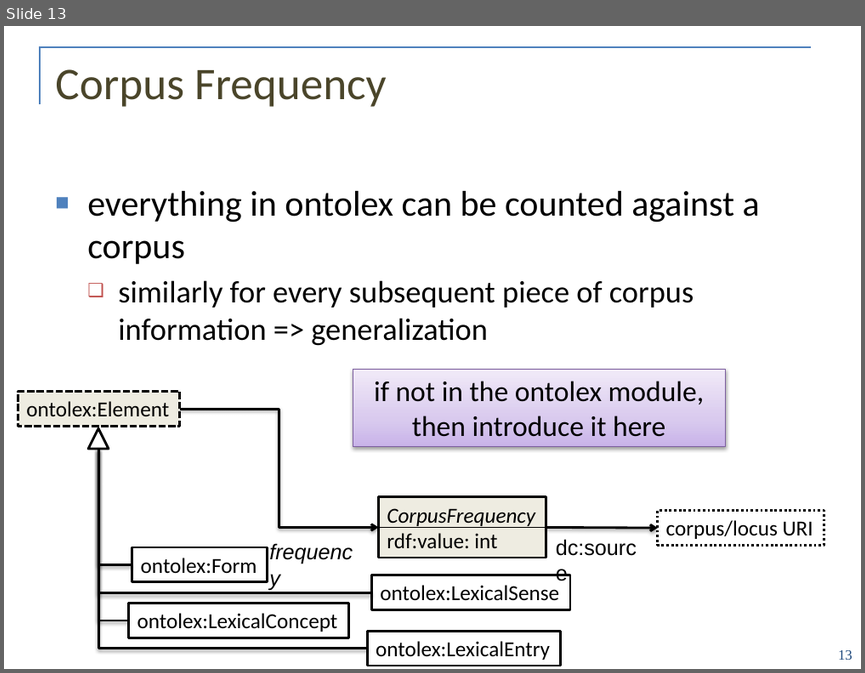
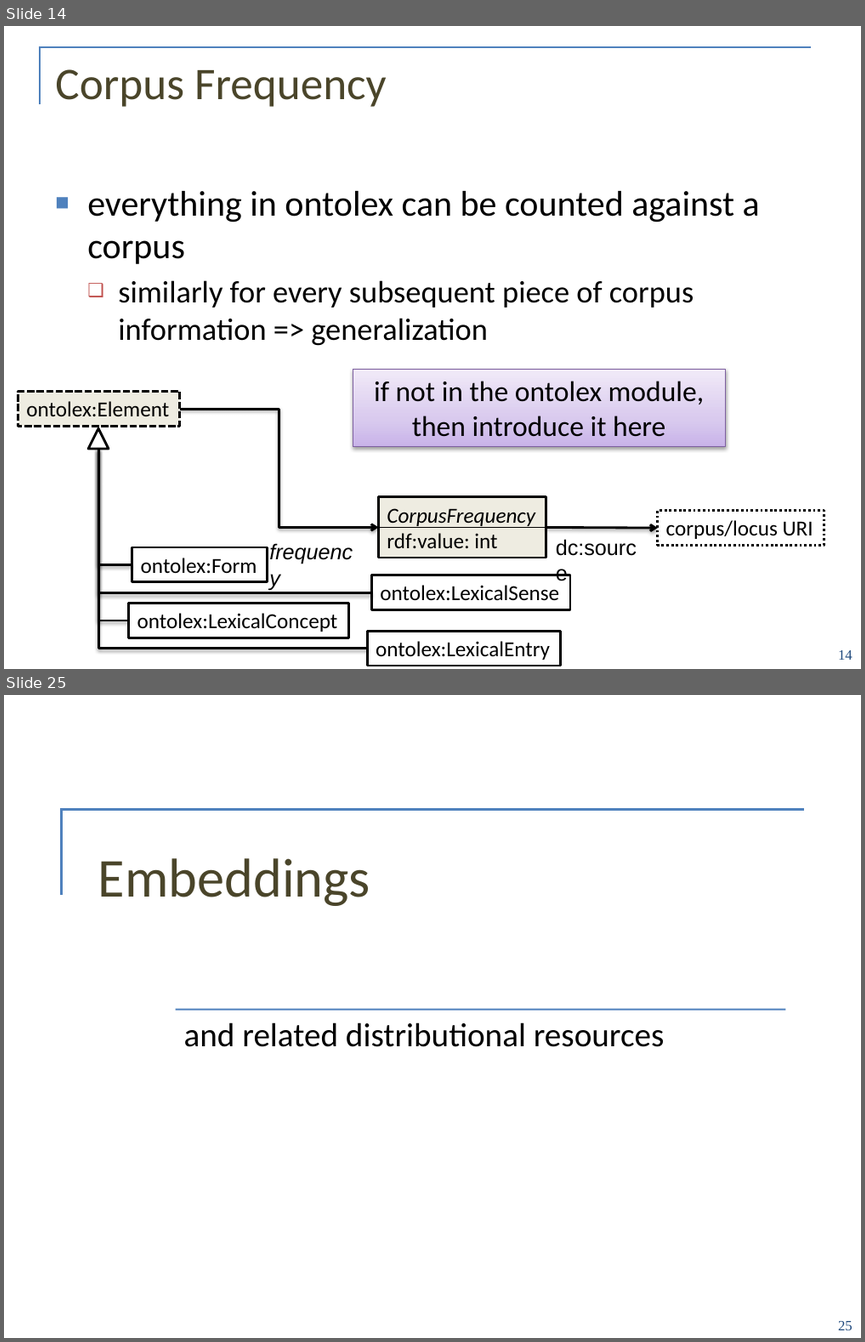
Before and after one commit to ontolex/frequency-attestation-corpus-information, a slide deck: doc/ontolex-f2f-leipzig-may2019.pptx. Shown one above the other, each under a label of ours: slide 13 before the commit, slides 14 and 25 after it; the slides between them are not shown. The pictures are 865x673 and 865x1342 pixels, drawn with LibreOffice and Linux fonts; fonts in the diff are those of the drawing; background and template pictures are left out. Boxes give left, top, right and bottom in pixels: in the first picture for what was removed or moved away, otherwise in the second. Text is boxed around its words. In the diff, an @@ line names an element or a change of style, - is before the commit and + after.

```diff
--- a/doc/ontolex-f2f-leipzig-may2019.pptx
+++ b/doc/ontolex-f2f-leipzig-may2019.pptx
@@ slide 25 added at bbox=[4, 695, 861, 1338], background #FFFFFF @@
@@ freeform shape added at bbox=[62, 809, 804, 895], outline #4F81BD 2 pt @@
@@ title added at bbox=[98, 858, 370, 906], 46 pt, text #4A452A @@
+Embeddings
@@ line added from (176, 1009) to (785, 1009), #4F81BD 1.5 pt @@
@@ subtitle added at bbox=[184, 1022, 664, 1047], 28 pt, text #000000 @@
+and related distributional resources
@@ page number added at bbox=[838, 1321, 852, 1330], 12 pt, text #1F497D @@
+25
@@ what was slide 13 is now slide 14 @@
@@ page number at bbox=[838, 650, 852, 659]: text changed @@
-13
+14
```
Also in this commit, not shown: 1 slide changed, 17 other slides added.
